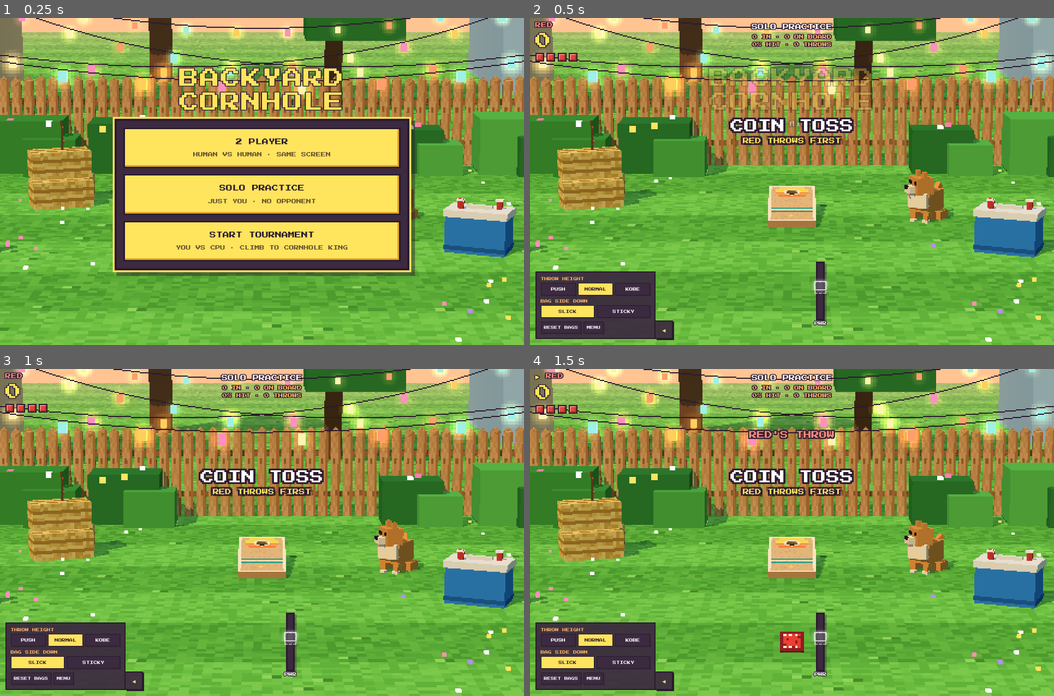
Above: before the commit, frames 1-4 (two rows, left to right).
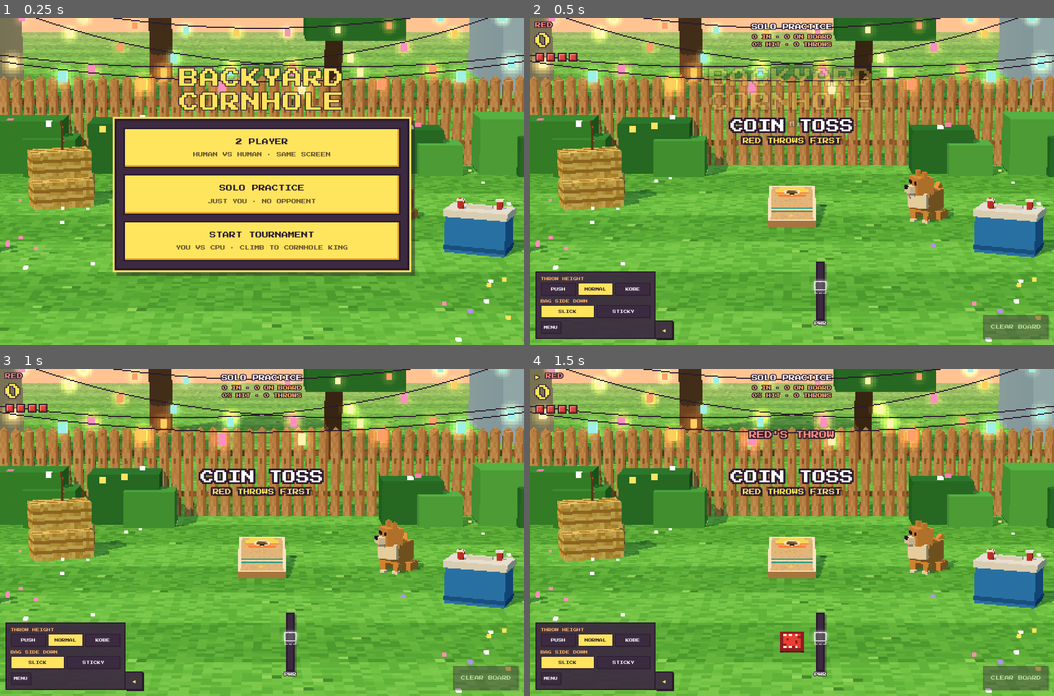
Above: after the commit, the same moments.

Repository: Ashe-Oro/backyard-games
Game: browser game, page index.html
Same seed, same stepped clock (60 frames per second), same inputs: the game is played once before the commit and once after it.
Inputs (mouse positions are in pixels of both pictures, inside the frame that each line leads up to):
- Up to frame 1 (0.25 s): no input
- Up to frame 2 (0.5 s): click "SOLO PRACTICE JUST YOU · NO O…" at 0.27 s
- Up to frame 3 (1 s): click "NORMAL" at 0.52 s
- Up to frame 4 (1.5 s): move the mouse to (792, 565) at 1.07 s; tap Space at 1.1 s

Frame 1 is identical in both runs. In frame 2, 1.1% of the frame differs, in the area x 2-100%, y 90-99%; in frame 3, 1.1%; in frame 4, 1.1%.

Commit message:
Expose a clear board button during practice

Diff:
--- a/index.html
+++ b/index.html
@@ -64,6 +64,8 @@
 .btns{position:absolute;left:1.6vmin;bottom:1.8vmin;display:flex;flex-direction:column;gap:.6em;align-items:flex-start}
 .hb{pointer-events:auto;font:inherit;font-size:.8em;color:#fff;background:#3b2a40;border:.25em solid #2b1a2e;padding:.6em .7em;cursor:pointer;box-shadow:.25em .25em 0 rgba(43,26,46,.35)}
 .hb:hover{background:#56405c}
+#reset-bags{position:absolute;right:1.6vmin;bottom:1.8vmin;min-height:44px;padding:10px 12px;font-size:clamp(8px,1.4vmin,11px)}
+#reset-bags:disabled{opacity:.45;cursor:default}
 #panel{position:absolute;left:50%;top:54%;transform:translate(-50%,-50%);background:#3b2a40;border:.4em solid #2b1a2e;box-shadow:0 0 0 .3em #ffe45e,.6em .6em 0 .3em rgba(43,26,46,.45);padding:1.4em 1.8em;text-align:center;font-size:clamp(10px,1.9vmin,14px);min-width:20em;max-width:94vw}
 #panel[hidden]{display:none}
 #panel .pt{font-size:1.1em;color:#ffb36b}
@@ -127,11 +129,12 @@
     <div id="msg" class="ol"></div>
     <div id="meter"><div id="fill"></div><div id="onb"></div><div id="sweet"></div><div class="mlbl ol">PWR</div></div>
     <div id="wind" class="ol" hidden role="status"><span>WIND</span><canvas id="wind-arrow" width="12" height="12" aria-hidden="true"></canvas><span id="wind-speed"></span></div><div id="conditions" class="ol"><div id="setup"></div></div>
+    <button class="hb" id="reset-bags" hidden title="Clear thrown bags and keep your practice stats">CLEAR BOARD</button>
     <div id="bag-drawer">
     <div id="bag-menu" role="group" aria-label="Bag options">
       <div class="bag-row"><span class="bag-label">THROW HEIGHT</span><div id="height-choice" class="bag-choices"><button class="hb" data-height="0">PUSH</button><button class="hb" data-height="1">NORMAL</button><button class="hb" data-height="2">KOBE</button></div></div>
       <div class="bag-row"><span class="bag-label">BAG SIDE DOWN</span><div class="bag-choices"><button class="hb" id="side" data-side="slick">SLICK</button><button class="hb" data-side="sticky">STICKY</button></div></div>
-      <div class="btns"><button class="hb" id="reset-bags" hidden>RESET BAGS</button><button class="hb" id="menu">MENU</button><button class="hb" id="mode" hidden title="Toggle controls (M)">MOUSE</button></div>
+      <div class="btns"><button class="hb" id="menu">MENU</button><button class="hb" id="mode" hidden title="Toggle controls (M)">MOUSE</button></div>
     </div>
     <button id="bag-handle" aria-controls="bag-menu" aria-expanded="true" aria-label="Collapse bag options"><span id="bag-chevron" aria-hidden="true">◀</span><span id="bag-picks"></span></button>
     </div>
@@ -801,6 +804,7 @@
   $('wind').setAttribute('aria-label', `Wind blowing ${['away','away and right','right','toward you and right','toward you','toward you and left','left','away and left'][Math.round(wind.angle/(Math.PI/4))%8]} at ${wind.mph} miles per hour`);
   document.querySelectorAll('[data-height]').forEach(b=>b.setAttribute('aria-pressed',String(+b.dataset.height===M.arc)));
   $('reset-bags').hidden=!M.practice;
+  $('reset-bags').disabled=M.phase!=='aim'||bags.length===0;
   ui.t[1].hidden=M.practice;
   if(M.practice){const n=M.practiceStats;ui.inn.textContent='SOLO PRACTICE';ui.goal.textContent=`${n.in} IN · ${n.on} ON BOARD\n${n.throws ? Math.round((n.in+n.on)/n.throws*100):0}% HIT · ${n.throws} THROWS`;}
   $('setup').textContent = arcNames[M.arc];
@@ -1069,7 +1073,8 @@
 function pointAim(e){const a=pointerAim(e);if(a!==undefined)M.aim=clamp(a,-AIM_MAX,AIM_MAX);}
 document.querySelectorAll('[data-side]').forEach(b=>b.onclick=()=>{if(!humanTurn())return;M.side[thrower()]=b.dataset.side;held.material=TEAM_MATS[thrower()][b.dataset.side==='slick'?'sticky':'slick'];renderHud();});
 $('menu').onclick=()=>{if(M.active)return;showMenu();};
-$('reset-bags').onclick=()=>{if(!humanTurn())return;clearBags();renderHud();};
+$('reset-bags').onclick=()=>{if(!M.practice || !humanTurn())return;clearBags();renderHud();};
+$('reset-bags').onkeydown=e=>{if(e.key==='Enter'||e.key===' ')e.stopPropagation();};
 document.querySelectorAll('[data-height]').forEach(b=>b.onclick=()=>{if(!humanTurn())return;M.arc=+b.dataset.height;M.heights[thrower()]=M.arc;renderHud();});
 
 // ---------- input ----------
--- a/tests/framing_check.cjs
+++ b/tests/framing_check.cjs
@@ -112,6 +112,7 @@
     assert(release.continuity.angle<1e-6,'Release must preserve the displayed bag angle');
     assert.equal(release.continuity.scaleGap,0);
     assert(release.continuity.sameGeometry);
+    assert.equal(await page.locator('#reset-bags').isEnabled(),false,'Cannot clear during an active throw');
     for (const milliseconds of [60,120,240]) {
       await page.waitForTimeout(60);
       const active = await page.evaluate(() => __game.state.bags.at(-1));
@@ -123,8 +124,28 @@
     await page.waitForFunction(() => __game.state.phase === 'aim');
     assert.equal(await page.evaluate(() => __game.state.practiceStats.throws),1);
     assert.equal(await page.evaluate(() => __framing().visible),true);
+    await page.evaluate(() => {__game._place(0,0,-.4);__game._place(0,.12,-.8);
+      if(document.querySelector('#bag-handle').getAttribute('aria-expanded')==='true')document.querySelector('#bag-handle').click();});
+    const statsBeforeClear = await page.evaluate(() => __game.state.practiceStats);
+    const clearBoard = page.getByRole('button',{name:'CLEAR BOARD',exact:true});
+    assert(await clearBoard.isVisible(), 'Practice clear button must remain visible with options collapsed');
+    assert(await clearBoard.isEnabled());
+    await clearBoard.click();
+    assert.equal(await page.evaluate(() => __game.state.bags.length),0,'Clear board must remove all thrown bags');
+    assert.deepEqual(await page.evaluate(() => __game.state.practiceStats),statsBeforeClear,'Clearing must preserve practice stats');
+    assert.equal(await clearBoard.isEnabled(),false,'Empty board must disable clear button');
+    assert.equal(await page.evaluate(() => __game.state.phase),'aim','Clearing must leave practice ready to throw');
+    if(process.env.SHOTS) await page.screenshot({path:path.join(process.env.SHOTS,'practice-clear-board.png')});
+    await page.setViewportSize({width:390,height:844});
+    await page.evaluate(() => __game._place(0,0,-.4));
+    await clearBoard.click();
+    assert.equal(await page.evaluate(() => __game.state.bags.length),0,'Mobile clear button must work with options collapsed');
+    assert.deepEqual(await page.evaluate(() => __game.state.practiceStats),statsBeforeClear);
+    if(process.env.SHOTS) await page.screenshot({path:path.join(process.env.SHOTS,'practice-clear-board-mobile.png')});
+    await page.setViewportSize({width:1600,height:900});
     await page.evaluate(() => __game.startMatch({practice:false,vs:'2p',first:1}));
     await page.waitForFunction(() => __game.state.phase === 'aim');
+    assert.equal(await clearBoard.isVisible(),false,'Clear board must be exclusive to practice');
     const blueRelease = await page.evaluate(() => {__game._setWind(0,0);__game.setAim(0);__game.throwWith(__game.state.sweet.mid);return __game.state.bags.at(-1).p;});
     assert.deepEqual(blueRelease,[0,1.3,-.45], 'Actual blue-team throw must spawn in the center');
     await page.waitForFunction(() => __game.state.phase === 'aim');
